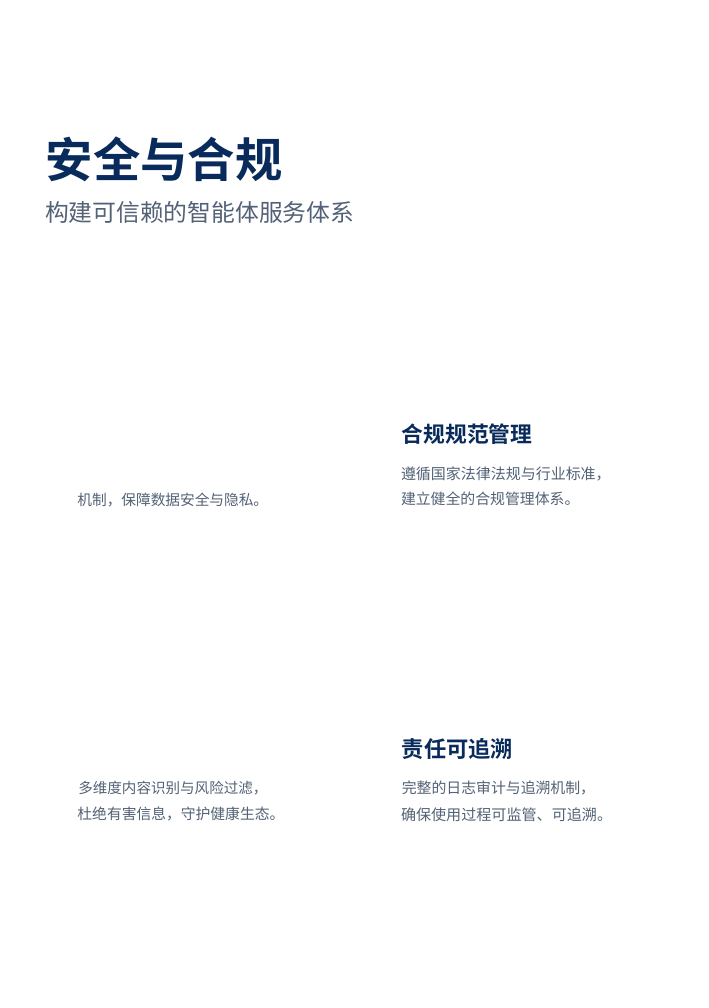
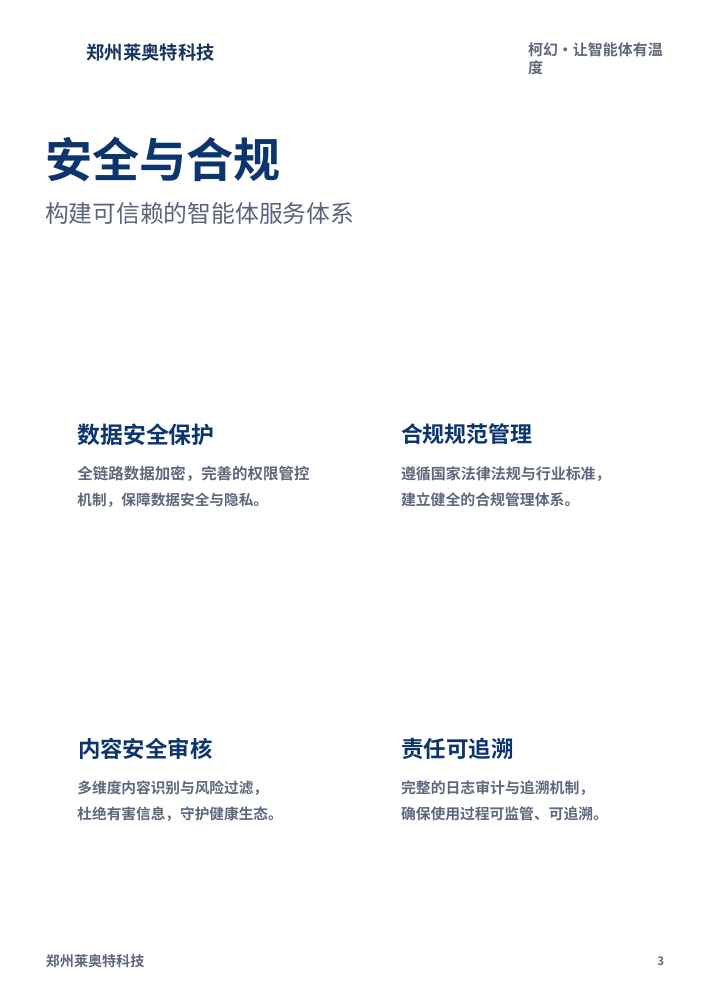
Before and after one commit to xiaoguo96/pdf2pptx, a slide deck: slide 6 of samples/output_测试3_editable.pptx. Drawn at 709x1008 pixels with LibreOffice and Linux fonts; fonts in the diff are those of the drawing; background and template pictures are left out. Boxes give left, top, right and bottom in pixels: in the first picture for what was removed or moved away, otherwise in the second. Text is boxed around its words. In the diff, an @@ line names an element or a change of style, - is before the commit and + after.

```diff
--- a/samples/output_测试3_editable.pptx
+++ b/samples/output_测试3_editable.pptx
@@ text added at bbox=[87, 43, 215, 61], 22 pt, text #17345D, bold @@
+郑州莱奥特科技
@@ text added at bbox=[528, 42, 663, 74], 18 pt, text #5E6878, bold @@
+柯幻·让智能体有温度
@@ text "安全与合规" at bbox=[45, 136, 281, 181]: size 56.9 to 56.6 pt, text colour #082B5B to #0B356C @@
@@ text added at bbox=[77, 423, 214, 445], 27.5 pt, text #0B356C, bold @@
+数据安全保护
@@ text "合规规范管理" at bbox=[401, 423, 533, 444]: size 26.2 to 26.4 pt, text colour #082B5B to #0B356C @@
@@ text added at bbox=[77, 466, 309, 481], 18.6 pt, text #5D687D, bold @@
+全链路数据加密，完善的权限管控
@@ text "机制，保障数据安全与隐私。" at bbox=[77, 492, 268, 507]: size 17.7 to 17.6 pt, text colour #536276 to #5D687D, bold on @@
@@ text added at bbox=[78, 738, 212, 759], 26.9 pt, text #0B356C, bold @@
+内容安全审核
@@ text "责任可追溯" at bbox=[401, 737, 514, 759]: size 26.8 to 27.1 pt, text colour #082B5B to #0B356C @@
@@ text "杜绝有害信息，守护健康生态。" at bbox=[77, 806, 282, 821]: size 17.8 to 17.6 pt, text colour #536276 to #5D687D, bold on @@
@@ text "多维度内容识别与风险过滤，" at bbox=[77, 780, 268, 795]: size 17.5 to 17.7 pt, text colour #536276 to #5D687D, bold on @@
@@ text colour #536276 to #5D687D, bold on in 3 elements at bbox=[401, 492, 579, 507], bbox=[401, 466, 611, 481], bbox=[401, 780, 594, 795] @@
@@ text "确保使用过程可监管、可追溯。" at bbox=[401, 806, 608, 821]: size 18.1 to 17.8 pt, text colour #536276 to #5D687D, bold on @@
@@ text added at bbox=[46, 954, 144, 967], 16.9 pt, text #5E6878, bold @@
+郑州莱奥特科技
@@ text added at bbox=[657, 956, 664, 965], 13.8 pt, text #5E6878, bold @@
+3
```
Also in this commit, not shown: 7 other slides changed, 2 slides added, 2 slides removed, 26 other files.
